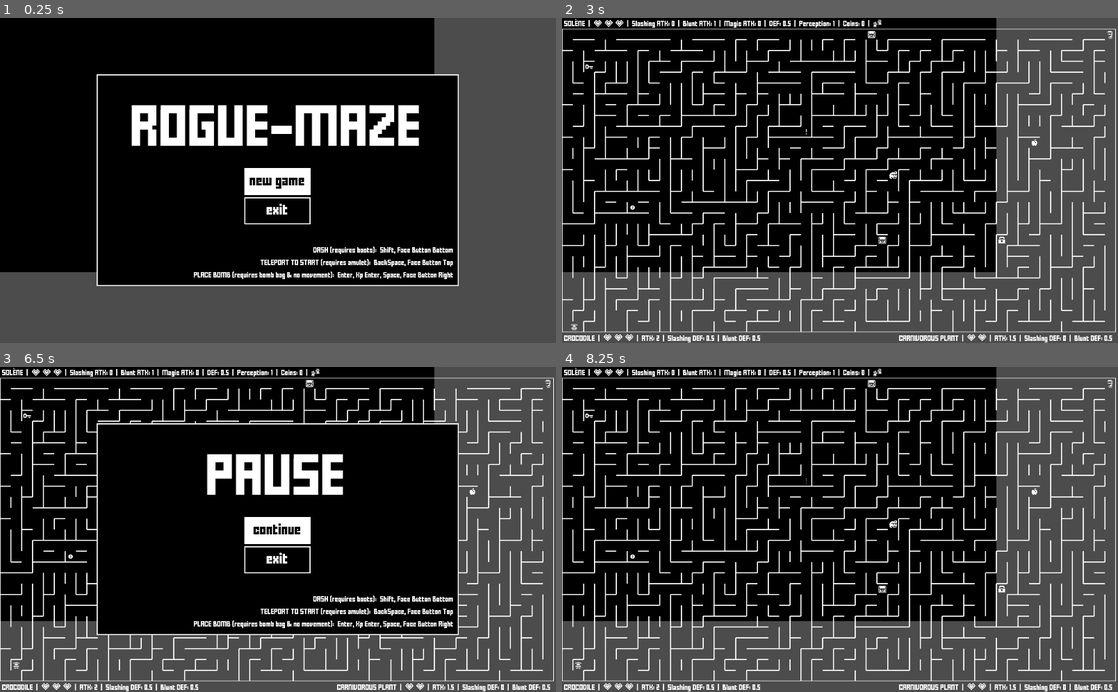
Above: before the commit, frames 1-4 (two rows, left to right).
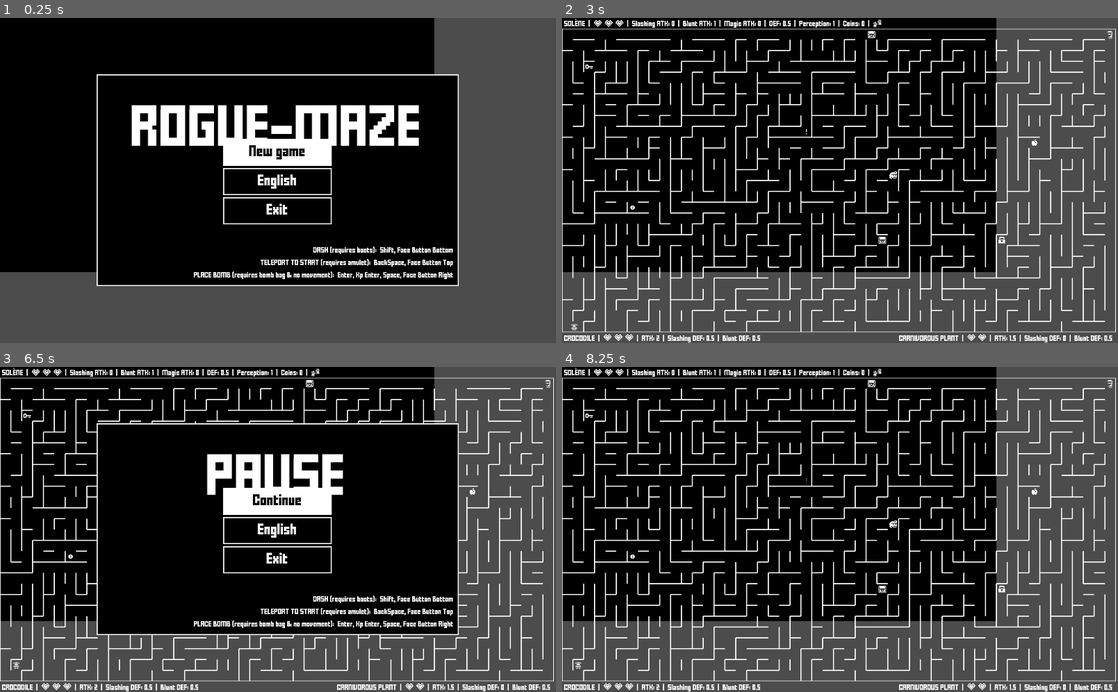
Above: after the commit, the same moments.

Repository: jGonzalezFernandez/rogue-maze
Game: Godot game, scene res://main/main.tscn
Two runs of this game, one before a commit and one after it. Both use one fixed random seed, a clock stepped at 60 frames per second and the inputs below.
Inputs (mouse positions are in pixels of both pictures, inside the frame that each line leads up to):
- Up to frame 1 (0.25 s): no input
- Up to frame 2 (3 s): click (840, 180) at 0.5 s, where only the run after the commit has a clickable "English"; click "new game" (after the commit: "New game") at 1.25 s; click "new game" (after the commit: "New game") at 2 s; tap Enter (bomb) at 2.75 s; move the mouse to (962, 164) at 2.77 s; hold Right (ui_right) from 2.78 s (still down); hold Enter (bomb) from 2.78 s (still down); click (962, 164) at 2.92 s
- Up to frame 3 (6.5 s): tap Space at 3.5, 5 s; move the mouse to (166, 545) at 3.52 s; release Right (ui_right) at 3.53 s; release Enter (bomb) at 3.53 s; hold Down (ui_down) 3.53-4.28 s; tap Shift (dash) at 3.6 s; tap Enter (bomb) at 4.25, 5.1, 5.75 s; move the mouse to (333, 458) at 4.27 s; hold Right (ui_right) 4.28-5.03 s; hold Backspace (teleport) 4.28-5.03 s; move the mouse to (250, 594) at 5.02 s; hold Up (ui_up) 5.03-5.78 s; click (250, 594) at 5.17 s; move the mouse to (444, 578) at 5.77 s; hold Left (ui_left) from 5.78 s (still down); hold Shift (dash) from 5.78 s (still down); tap Escape (menu) at 6.4 s
- Up to frame 4 (8.25 s): release Left (ui_left) at 6.5 s; release Shift (dash) at 6.5 s; click "continue" (after the commit: "Continue") at 6.5 s; click "continue" (after the commit: "Continue") at 7.25 s; tap Space at 8 s; move the mouse to (673, 480) at 8.02 s; hold Left (ui_left) from 8.03 s (still down); tap Backspace (teleport) at 8.1 s

The runs differ from the first frame. In frame 1, 2.4% of the frame differs, in the area x 40-60%, y 37-64%; in frame 2, nothing differs; in frame 3, 2.4%; in frame 4, nothing differs.

Commit message:
Translations

Diff:
--- a/gui_elements/popup/menu_popup.gd
+++ b/gui_elements/popup/menu_popup.gd
@@ -2,15 +2,18 @@
 extends PopupExt
 
 const GAME_NAME = "ROGUE-MAZE"
-const PAUSE_MESSAGE = "PAUSE"
 const GAME_OVER_MESSAGE = "GAME OVER"
+
+const SUPPORTED_LOCALES = ["en", "es", "fr"]
 
 var large_font_theme: CustomTheme
 var new_game_button: Button
+var language_button: Button
 var exit_button: Button
 var keybinds_container: VBoxContainer
 
 func _init(main: ColorRect).(main) -> void:
+	TranslationServer.set_locale(SUPPORTED_LOCALES[0])
 	large_font_theme = CustomTheme.new(CustomFont.new(CustomFont.LARGE_FONT_SIZE), main.color)
 
 func _ready() -> void:
@@ -18,14 +21,22 @@
 	message.theme = large_font_theme
 
 	new_game_button = Button.new()
-	new_game_button.text = "new game"
+	new_game_button.text = "NEW_GAME_BUTTON_MSG"
 	new_game_button.theme = normal_font_theme
+	new_game_button.rect_min_size.x = BUTTON_MIN_WIDTH
+
+	language_button = Button.new()
+	language_button.text = "LANGUAGE_BUTTON_MSG"
+	language_button.theme = normal_font_theme
+	language_button.rect_min_size.x = BUTTON_MIN_WIDTH
 
 	exit_button = Button.new()
-	exit_button.text = "exit"
+	exit_button.text = "EXIT_MSG"
 	exit_button.theme = normal_font_theme
+	exit_button.rect_min_size.x = BUTTON_MIN_WIDTH
 
 	v_container.add_child(new_game_button)
+	v_container.add_child(language_button)
 	v_container.add_child(exit_button)
 	v_container.set_anchors_and_margins_preset(Control.PRESET_CENTER_BOTTOM, 0, MARGIN)
 
@@ -43,6 +54,7 @@
 	keybinds_container.set_anchors_and_margins_preset(Control.PRESET_BOTTOM_RIGHT, 0, MIN_MARGIN)
 
 	new_game_button.connect("pressed", main, "on_new_game_button_pressed")
+	language_button.connect("pressed", self, "on_language_button_pressed")
 	exit_button.connect("pressed", self, "on_exit_button_pressed")
 	continue_button.connect("pressed", self, "on_continue_button_pressed")
 
@@ -57,7 +69,7 @@
 		if get_tree().paused:
 			 hide_and_reset_buttons()
 		elif not visible:
-			message.text = PAUSE_MESSAGE
+			message.text = "PAUSE_MSG"
 			new_game_button.hide()
 			continue_button.show()
 			get_tree().paused = true
@@ -66,6 +78,11 @@
 func show_game_over() -> void:
 	message.text = GAME_OVER_MESSAGE
 	popup()
+
+func on_language_button_pressed() -> void:
+	var current_index = SUPPORTED_LOCALES.find(TranslationServer.get_locale())
+	var new_index = (current_index + 1) % SUPPORTED_LOCALES.size()
+	TranslationServer.set_locale(SUPPORTED_LOCALES[new_index])
 
 func on_exit_button_pressed() -> void:
 	get_tree().quit()
--- a/gui_elements/popup/popup_ext.gd
+++ b/gui_elements/popup/popup_ext.gd
@@ -4,6 +4,7 @@
 const MIN_MARGIN = 10
 const MARGIN = MIN_MARGIN + 50
 const RECT_SIZE_DIVISOR = 1.2
+const BUTTON_MIN_WIDTH = 200
 
 var main: ColorRect
 var normal_font_theme: CustomTheme
@@ -37,7 +38,8 @@
 	add_child(v_container)
 
 	continue_button = Button.new()
-	continue_button.text = "continue"
+	continue_button.text = "CONTINUE_MSG"
 	continue_button.focus_mode = FOCUS_ALL
 	continue_button.theme = normal_font_theme
+	continue_button.rect_min_size.x = BUTTON_MIN_WIDTH
 	v_container.add_child(continue_button)
--- /dev/null
+++ b/gui_elements/translations.csv
@@ -0,0 +1,6 @@
+key,en,es,fr
+LANGUAGE_BUTTON_MSG,English,Español,Français
+NEW_GAME_BUTTON_MSG,New game,Nueva partida,Nouvelle partie
+EXIT_MSG,Exit,Salir,Quitter
+PAUSE_MSG,PAUSE,PAUSA,PAUSE
+CONTINUE_MSG,Continue,Continuar,Continuer
--- a/project.godot
+++ b/project.godot
@@ -538,6 +538,10 @@
  ]
 }
 
+[locale]
+
+translations=PoolStringArray( "res://gui_elements/translations.en.translation", "res://gui_elements/translations.es.translation", "res://gui_elements/translations.fr.translation" )
+
 [rendering]
 
 environment/default_environment="res://default_env.tres"
Not shown, added: gui_elements/translations.csv.import
Binary file added: gui_elements/translations.en.translation
Binary file added: gui_elements/translations.es.translation
Binary file added: gui_elements/translations.fr.translation
